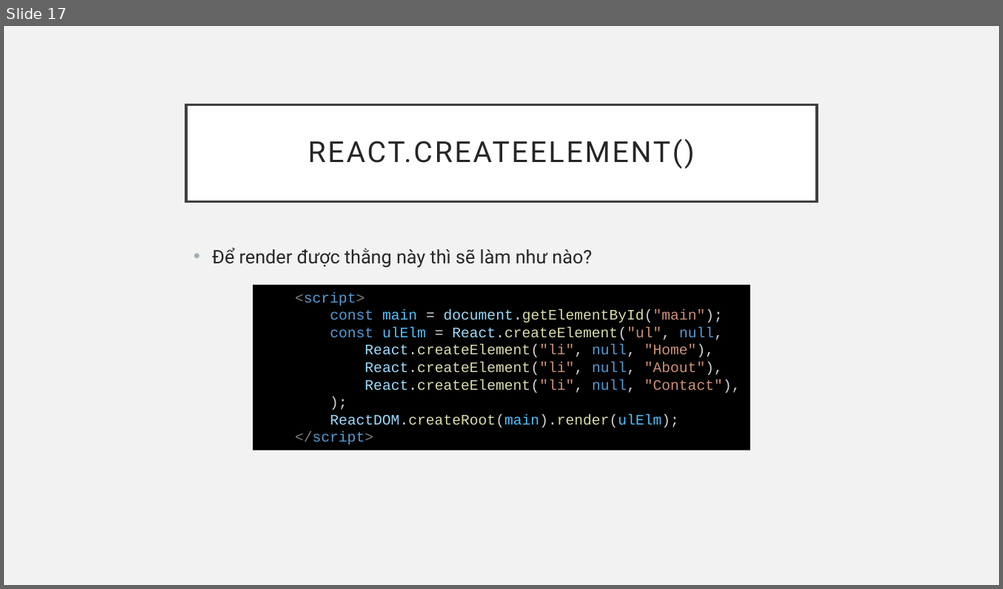
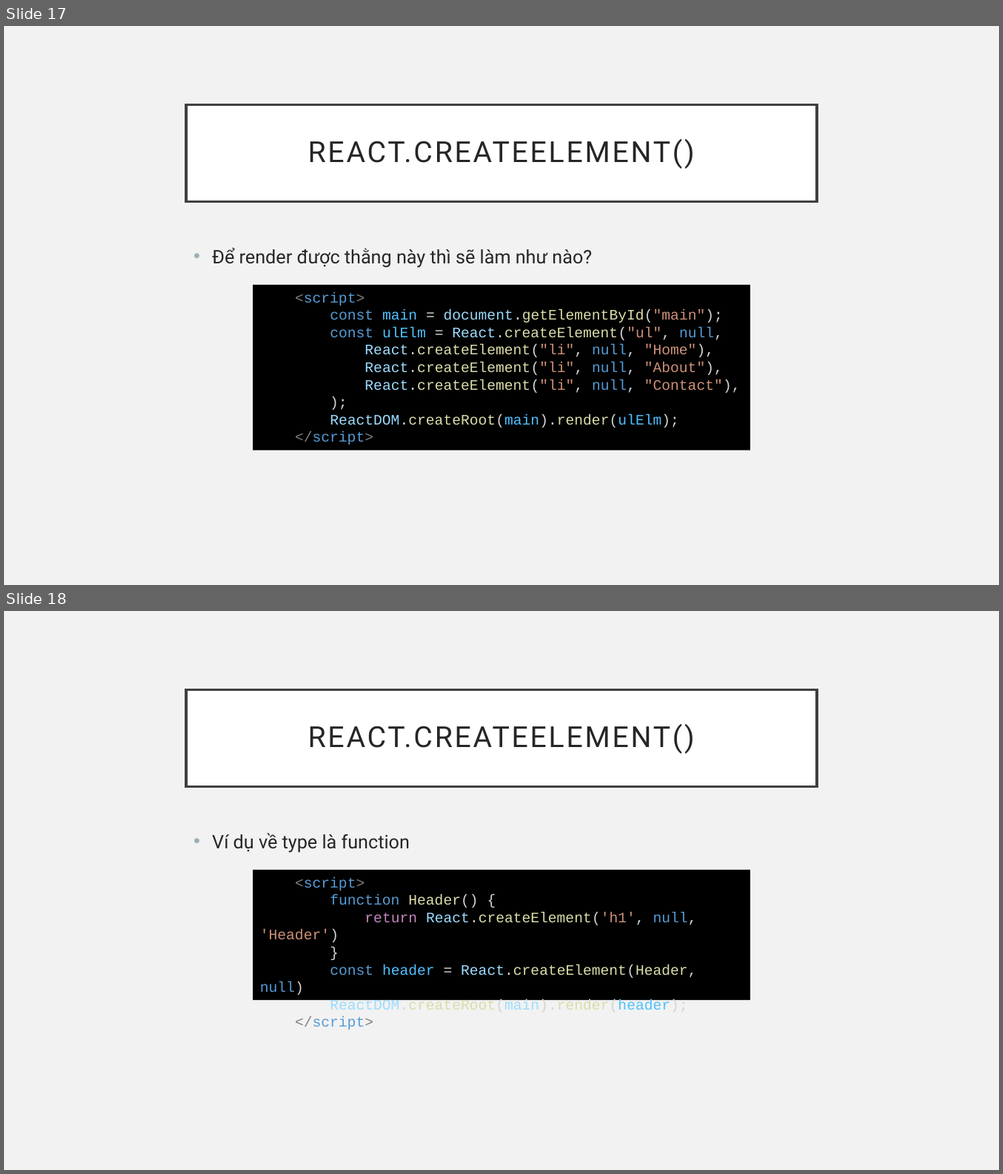
Before and after one commit to sobbingwind/React, a slide deck: 6_React.pptx. Shown one above the other, each under a label of ours: slide 17 before the commit, slides 17 and 18 after it. The pictures are 1003x589 and 1003x1174 pixels, drawn with LibreOffice and Linux fonts; fonts in the diff are those of the drawing. Boxes give left, top, right and bottom in pixels: in the first picture for what was removed or moved away, otherwise in the second. Text is boxed around its words. In the diff, an @@ line names an element or a change of style, - is before the commit and + after.

```diff
--- a/6_React.pptx
+++ b/6_React.pptx
@@ slide 18 added at (4, 611, 999, 1170), background #F2F2F2 @@
@@ title added at (186, 689, 817, 786), fill #FFFFFF, outline #404040 2.5 pt, 28 pt, text #262626 @@
+REACT.CREATEELEMENT()
@@ text added at (212, 833, 410, 853), 18 pt, text #262626 @@
+• Ví dụ về type là function
@@ rectangle added at (253, 870, 750, 1000), fill #000000, 14 pt, text #DCDCAA @@
+<script>
+function Header() {
+return React.createElement('h1', null, 'Header')
+}
+const header = React.createElement(Header, null)
+ReactDOM.createRoot(main).render(header);
+</script>
```
Also in this commit, not shown: 1 slide changed.
